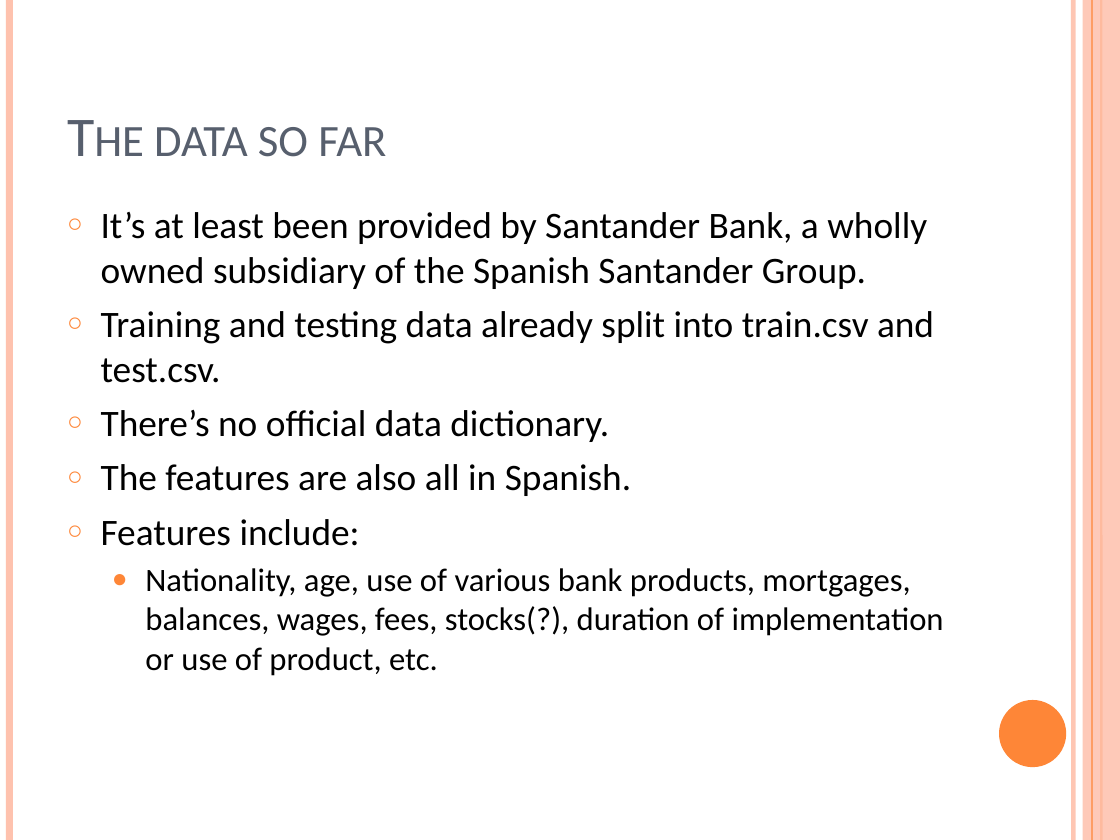
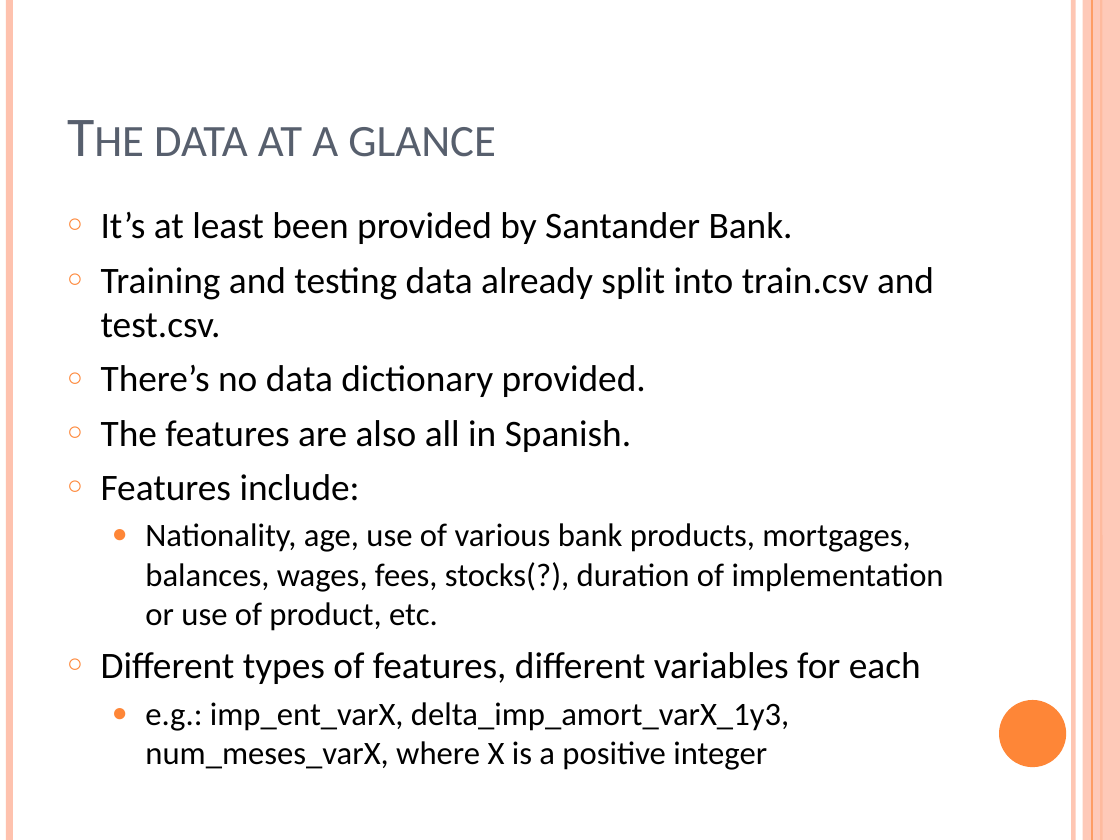
Before and after one commit to sketchychen/kaggle_santander, a slide deck: slide 5 of santander_comp.pptx (slide 4 before the commit). Drawn at 1120x840 pixels with LibreOffice and Linux fonts; fonts in the diff are those of the drawing. Boxes give left, top, right and bottom in pixels: in the first picture for what was removed or moved away, otherwise in the second. Text is boxed around its words. In the diff, an @@ line names an element or a change of style, - is before the commit and + after.

```diff
--- a/santander_comp.pptx
+++ b/santander_comp.pptx
@@ title at <box>154,127,496,157</box>: text changed @@
-The data so far
+The data at a glance
@@ text at <box>101,212,793,244</box>: text changed @@
-○ It’s at least been provided by Santander Bank, a wholly owned subsidiary of the Spanish Santander Group.
+○ It’s at least been provided by Santander Bank.
@@ text at <box>101,364,646,397</box>: text changed @@
-○ There’s no official data dictionary.
+○ There’s no data dictionary provided.
@@ text at <box>101,652,921,770</box>: paragraphs added @@
+○ Different types of features, different variables for each
+  ● e.g.: imp_ent_varX, delta_imp_amort_varX_1y3, num_meses_varX, where X is a positive integer
```
Also in this commit, not shown: 3 other slides changed, 5 slides added, 1 other file.
